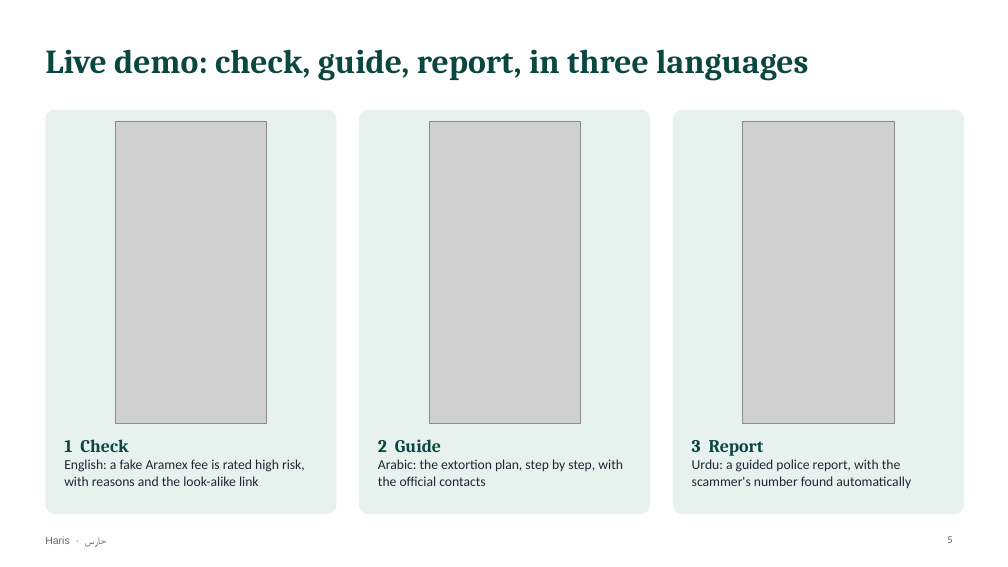
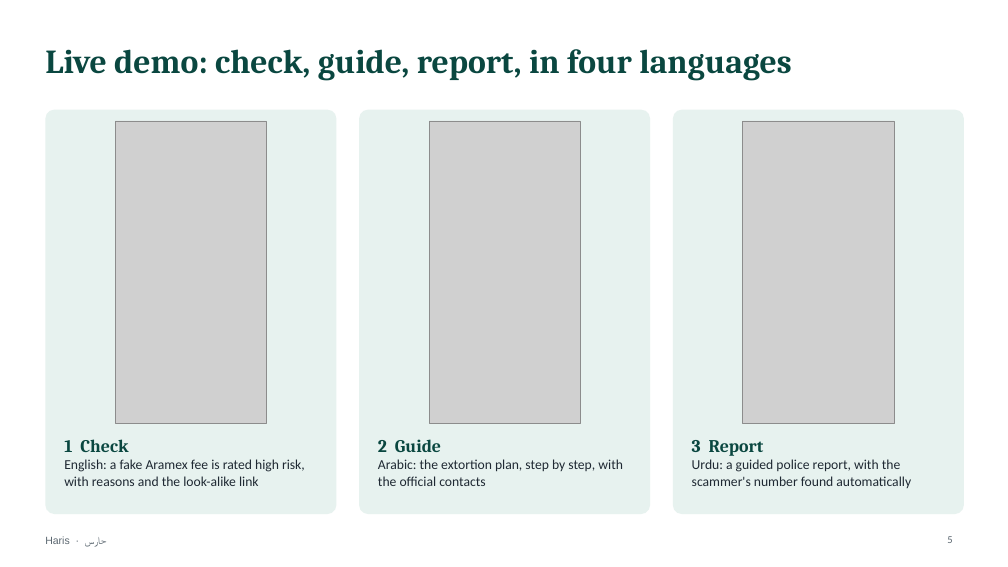
Before and after one commit to mohamedtorky2022/Haris, a slide deck: slide 5 of docs/Haris-presentation.pptx. Drawn at 1008x567 pixels with LibreOffice and Linux fonts; fonts in the diff are those of the drawing; grey boxes stand for pictures. Boxes give left, top, right and bottom in pixels: in the first picture for what was removed or moved away, otherwise in the second. Text is boxed around its words. In the diff, an @@ line names an element or a change of style, - is before the commit and + after.

```diff
--- a/docs/Haris-presentation.pptx
+++ b/docs/Haris-presentation.pptx
@@ title at (45, 49, 791, 81): text changed @@
-Live demo: check, guide, report, in three languages
+Live demo: check, guide, report, in four languages
```
Also in this commit, not shown: 7 other slides changed, 27 other files.
